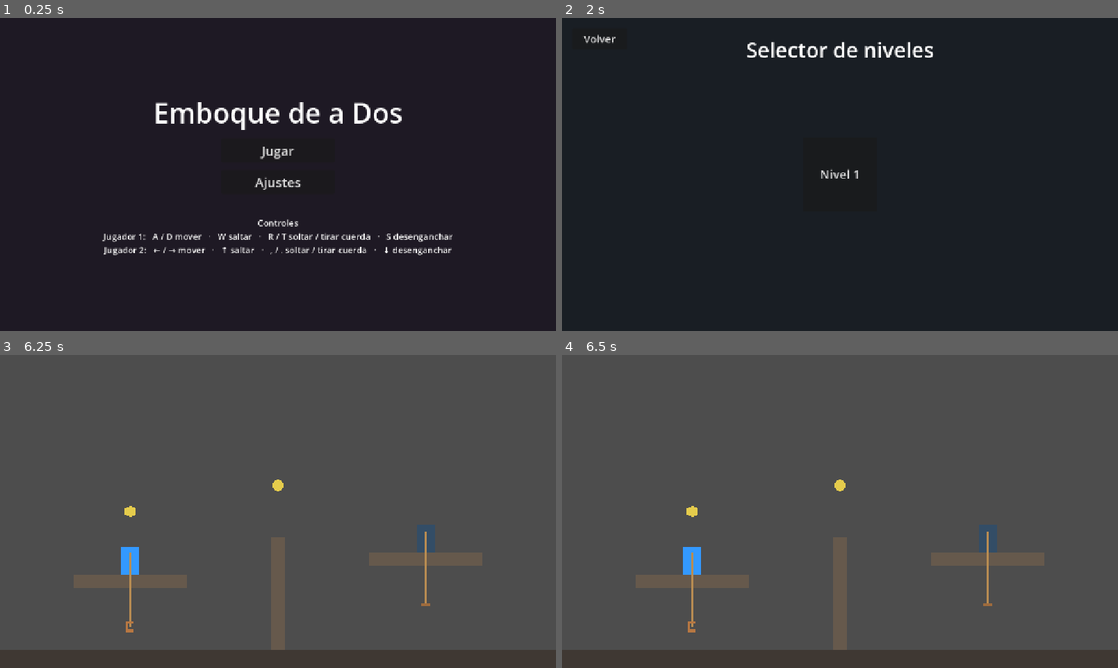
Above: before the commit, frames 1-4 (two rows, left to right).
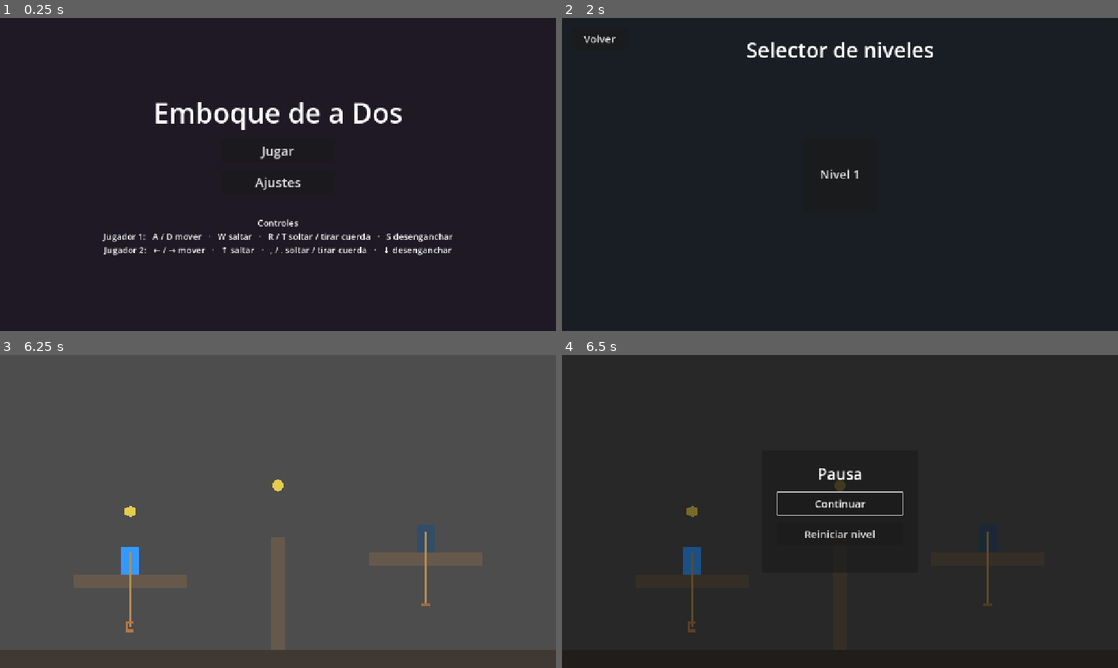
Above: after the commit, the same moments.

Repository: vittocher/emboque-de-a-dos
Game: Godot game, scene res://scenes/ui/main_menu.tscn
The game is run twice, just before and just after one commit, with the same random seed, the same clock (stepped at 60 frames per second) and the same inputs.
Inputs:
- Up to frame 1 (0.25 s): no input
- Up to frame 2 (2 s): click "Jugar" at 0.5 s; click "Volver" at 1.25 s
- Up to frame 3 (6.25 s): click "Nivel 1" at 2 s; tap Enter at 2.75, 4.25, 5.75 s; tap Space at 3.5, 5 s
- Up to frame 4 (6.5 s): tap Escape (ui_cancel) at 6.4 s

Frames 1-3 are identical in both runs. In frame 4, 100% of the frame differs, in the area x 0-100%, y 0-100%.

Commit message:
Add pause menu functionality and integrate into main scene

Diff:
--- a/scenes/main.tscn
+++ b/scenes/main.tscn
@@ -6,6 +6,7 @@
 [ext_resource type="Script" path="res://scripts/win_manager.gd" id="4_win"]
 [ext_resource type="PackedScene" path="res://scenes/campana.tscn" id="5_campana"]
 [ext_resource type="PackedScene" path="res://scenes/palito.tscn" id="6_palito"]
+[ext_resource type="Script" path="res://scripts/pause_menu.gd" id="7_pause"]
 
 [sub_resource type="RectangleShape2D" id="Shape_ground"]
 size = Vector2(1280, 40)
@@ -95,6 +96,62 @@
 end_kind = "palito"
 
 [node name="UI" type="CanvasLayer" parent="."]
+script = ExtResource("7_pause")
+
+[node name="PausePanel" type="Control" parent="UI"]
+layout_mode = 3
+anchors_preset = 15
+anchor_right = 1.0
+anchor_bottom = 1.0
+grow_horizontal = 2
+grow_vertical = 2
+
+[node name="Dimmer" type="ColorRect" parent="UI/PausePanel"]
+layout_mode = 1
+anchors_preset = 15
+anchor_right = 1.0
+anchor_bottom = 1.0
+grow_horizontal = 2
+grow_vertical = 2
+color = Color(0, 0, 0, 0.48)
+
+[node name="Panel" type="Panel" parent="UI/PausePanel"]
+layout_mode = 0
+offset_left = 460.0
+offset_top = 220.0
+offset_right = 820.0
+offset_bottom = 500.0
+
+[node name="VBox" type="VBoxContainer" parent="UI/PausePanel/Panel"]
+layout_mode = 1
+anchors_preset = 15
+anchor_right = 1.0
+anchor_bottom = 1.0
+offset_left = 36.0
+offset_top = 28.0
+offset_right = -36.0
+offset_bottom = -28.0
+grow_horizontal = 2
+grow_vertical = 2
+theme_override_constants/separation = 18
+
+[node name="Title" type="Label" parent="UI/PausePanel/Panel/VBox"]
+layout_mode = 2
+text = "Pausa"
+horizontal_alignment = 1
+theme_override_font_sizes/font_size = 36
+
+[node name="ContinueButton" type="Button" parent="UI/PausePanel/Panel/VBox"]
+layout_mode = 2
+custom_minimum_size = Vector2(0, 52)
+text = "Continuar"
+theme_override_font_sizes/font_size = 24
+
+[node name="RestartButton" type="Button" parent="UI/PausePanel/Panel/VBox"]
+layout_mode = 2
+custom_minimum_size = Vector2(0, 52)
+text = "Reiniciar nivel"
+theme_override_font_sizes/font_size = 24
 
 [node name="WinLabel" type="Label" parent="UI"]
 anchor_right = 1.0
--- /dev/null
+++ b/scripts/pause_menu.gd
@@ -0,0 +1,35 @@
+extends CanvasLayer
+
+@onready var pause_panel: Control = $PausePanel
+@onready var continue_button: Button = $PausePanel/Panel/VBox/ContinueButton
+@onready var restart_button: Button = $PausePanel/Panel/VBox/RestartButton
+
+var _is_paused := false
+
+func _ready() -> void:
+	process_mode = Node.PROCESS_MODE_ALWAYS
+	continue_button.pressed.connect(_continue_game)
+	restart_button.pressed.connect(_restart_level)
+	pause_panel.visible = false
+
+func _unhandled_input(event: InputEvent) -> void:
+	if event.is_action_pressed("ui_cancel"):
+		_toggle_pause()
+		get_viewport().set_input_as_handled()
+
+func _toggle_pause() -> void:
+	_set_paused(not _is_paused)
+
+func _set_paused(paused: bool) -> void:
+	_is_paused = paused
+	pause_panel.visible = paused
+	get_tree().paused = paused
+	if paused:
+		continue_button.grab_focus()
+
+func _continue_game() -> void:
+	_set_paused(false)
+
+func _restart_level() -> void:
+	get_tree().paused = false
+	get_tree().reload_current_scene()
Not shown: 1 places in scenes/main.tscn that only renumber resources
Not shown, added: scripts/pause_menu.gd.uid
